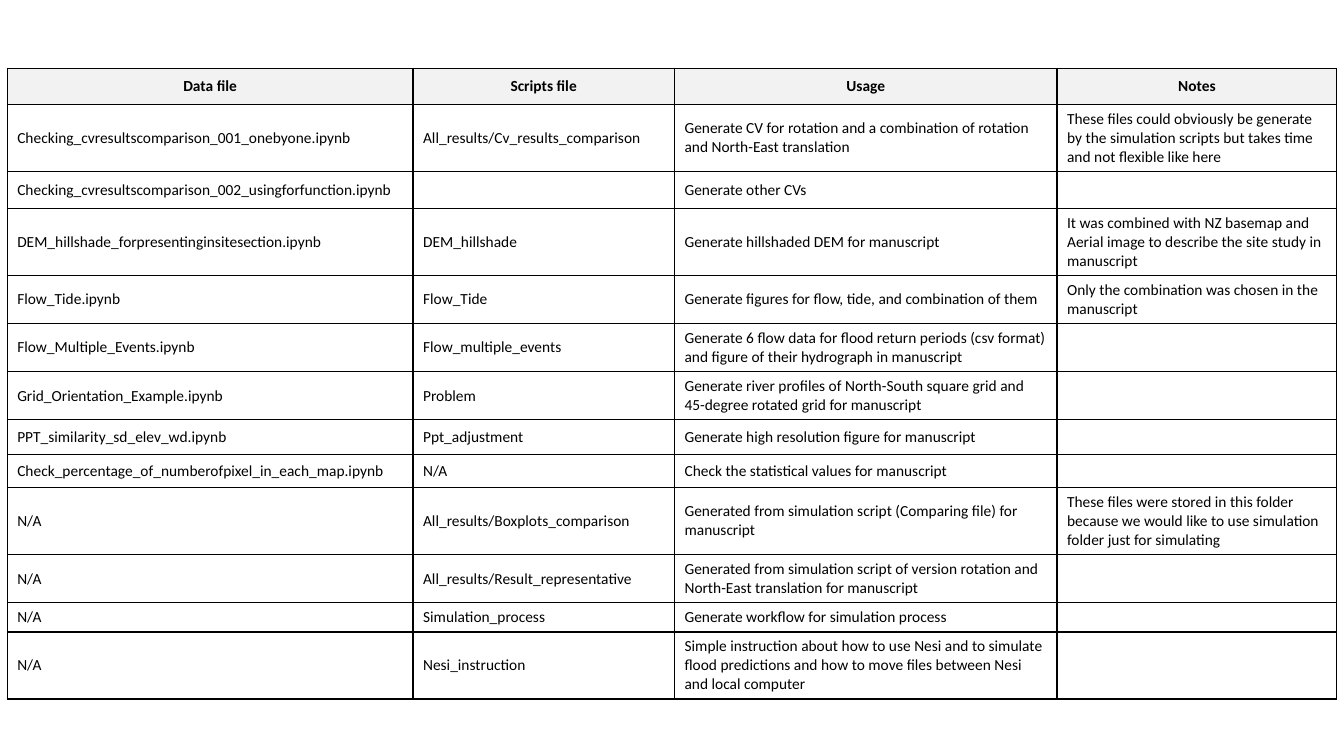
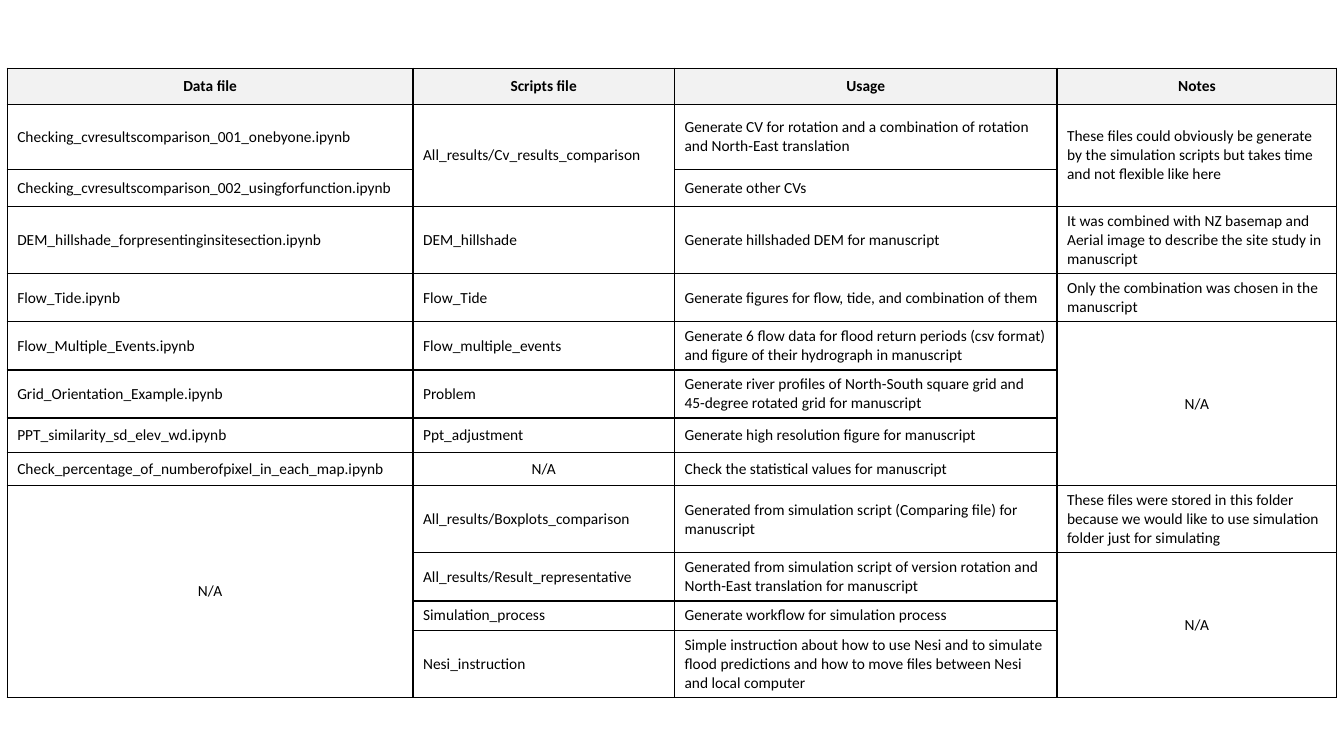
Before and after one commit to Martin20494/Grid_Orientation, a slide deck: slide 1 of other_files/file_structure/File_structure.pptx. Drawn at 1344x756 pixels with LibreOffice and Linux fonts; fonts in the diff are those of the drawing. Boxes give left, top, right and bottom in pixels: in the first picture for what was removed or moved away, otherwise in the second. Text is boxed around its words. In the diff, an @@ line names an element or a change of style, - is before the commit and + after.

```diff
--- a/other_files/file_structure/File_structure.pptx
+++ b/other_files/file_structure/File_structure.pptx
@@ table at (x1=7, y1=69, x2=1338, y2=695) @@
-row 6, column 4: 
+row 6, column 4: N/A
-row 11, column 1: N/A
+row 11, column 1: 
-row 11, column 4: 
+row 11, column 4: N/A
-row 12, column 1: N/A
+row 12, column 1: 
-row 13, column 1: N/A
+row 13, column 1: 
@@ alignment left to centre @@
```
Also in this commit, not shown: 1 other file.
